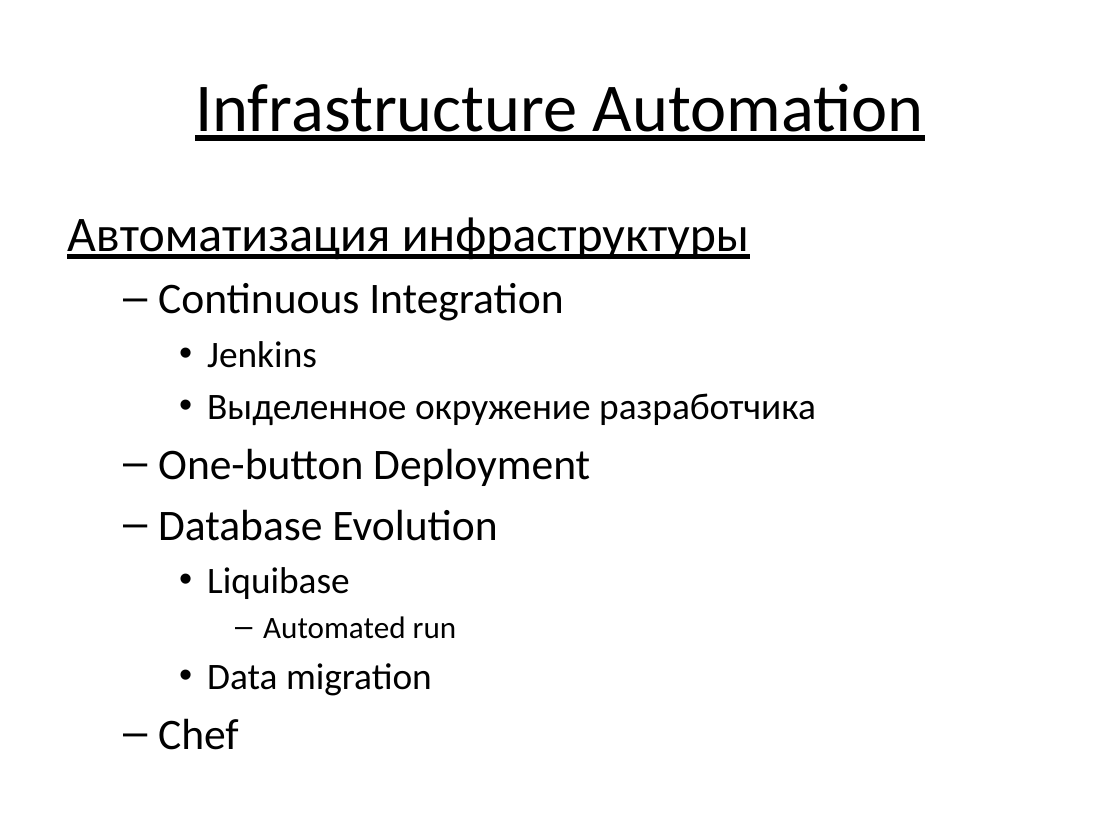
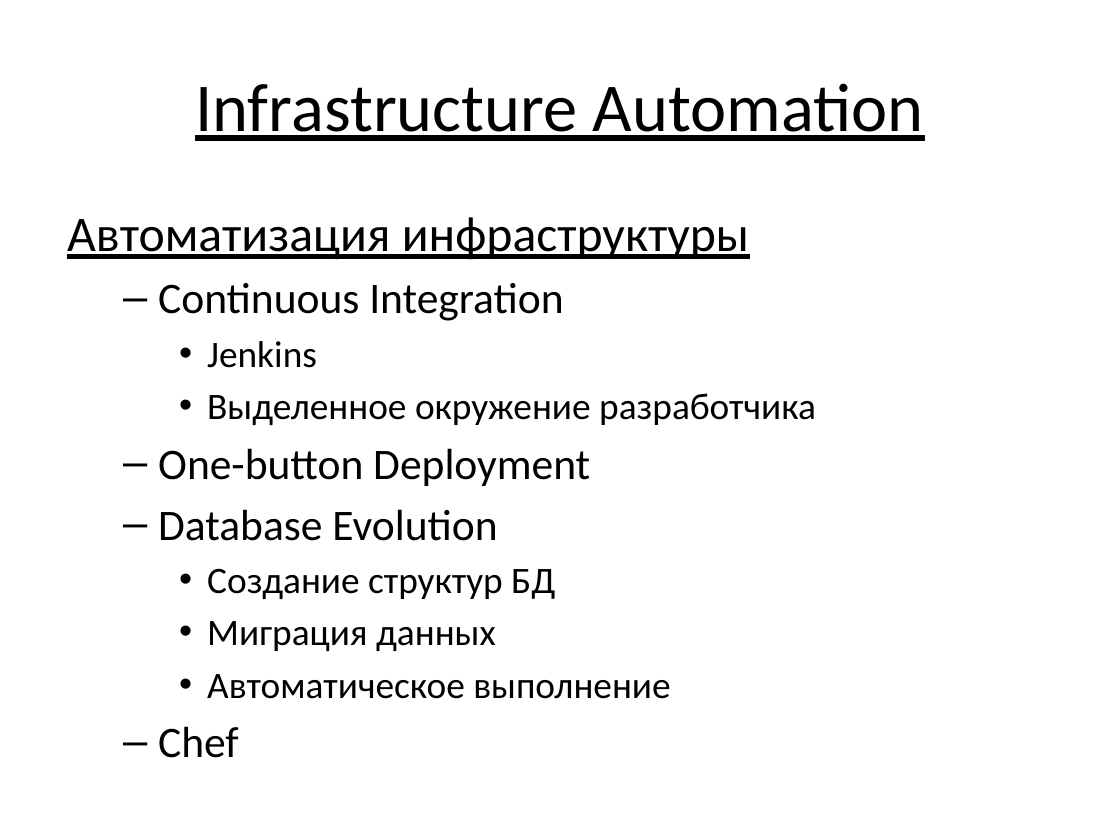
Before and after one commit to vitali-kviatkouski/personal, a slide deck: slide 10 of Microservices.pptx. Drawn at 1120x840 pixels with LibreOffice and Linux fonts; fonts in the diff are those of the drawing. Boxes give left, top, right and bottom in pixels: in the first picture for what was removed or moved away, otherwise in the second. Text is boxed around its words. In the diff, an @@ line names an element or a change of style, - is before the commit and + after.

```diff
--- a/Microservices.pptx
+++ b/Microservices.pptx
@@ text at bbox=[207, 568, 670, 699]: text changed @@
-    • Liquibase
-      – Automated run
-    • Data migration
+    • Создание структур БД
+    • Миграция данных
+    • Автоматическое выполнение
```
Also in this commit, not shown: 8 other slides changed, 5 slides added, 1 slide removed.
